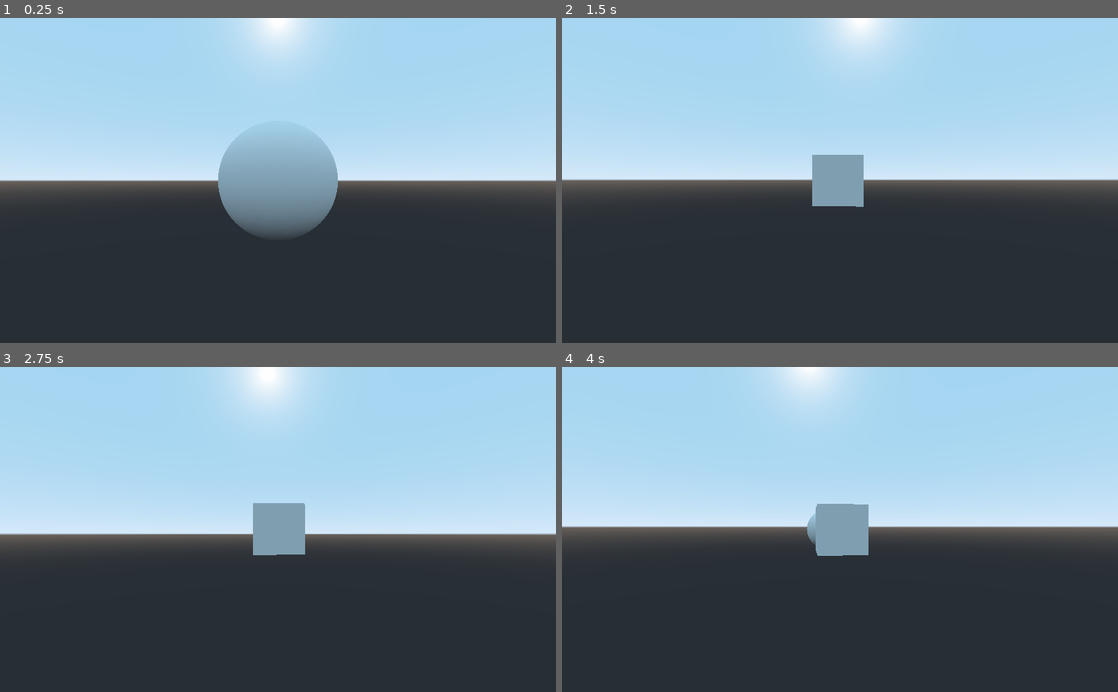
Above: before the commit, frames 1-4 (two rows, left to right).
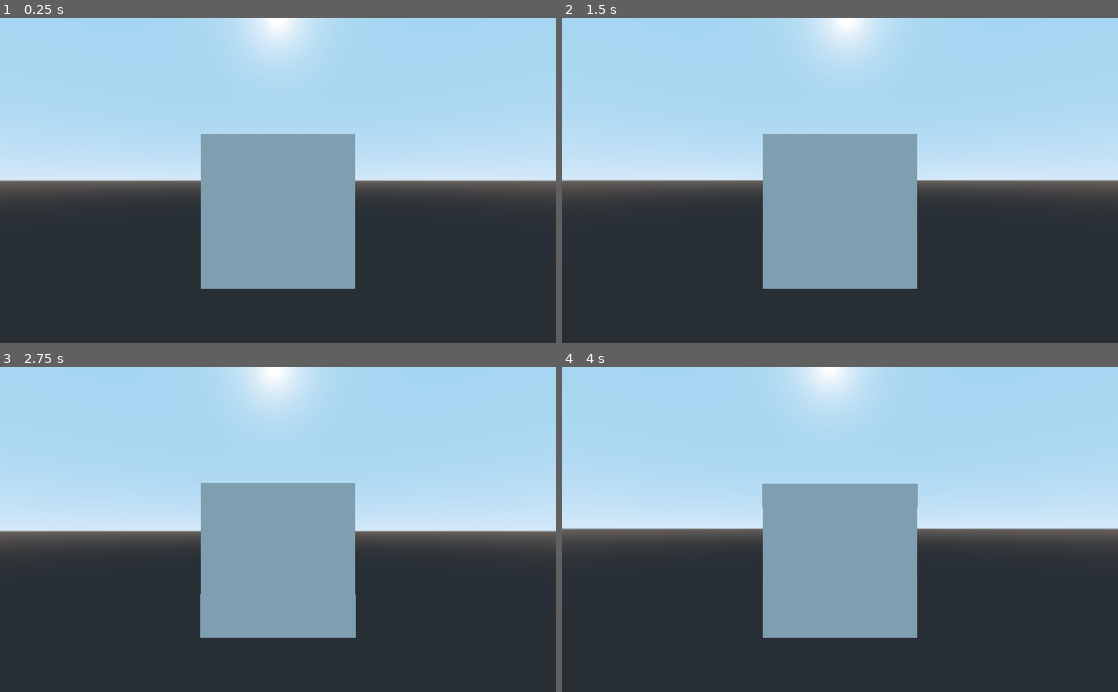
Above: after the commit, the same moments.

Repository: Truski/skipshift
Game: Godot game, scene res://TestScene/TestScene.tscn
Two runs of this game, one before a commit and one after it. Both use one fixed random seed, a clock stepped at 60 frames per second and the inputs below. Before the commit the project starts from res://WorldScene.tscn.
Inputs (mouse positions are in pixels of both pictures, inside the frame that each line leads up to):
- Up to frame 1 (0.25 s): no input
- Up to frame 2 (1.5 s): tap Enter at 0.5 s; move the mouse to (867, 180) at 0.52 s; hold W (move_forward) from 0.53 s (still down); tap Space at 0.6, 0.77, 1.07, 1.35 s; move the mouse to (812, 180) at 1.27 s
- Up to frame 3 (2.75 s): keep holding W (move_forward); tap Space at 1.52, 1.82, 2, 2.1 s; move the mouse to (289, 523) at 2.02 s
- Up to frame 4 (4 s): keep holding W (move_forward); tap Enter at 2.75 s; move the mouse to (834, 536) at 2.77 s; tap Space at 2.85, 3.02, 3.32, 3.5, 3.6, 3.77 s; move the mouse to (878, 532) at 3.52 s

The runs differ from the first frame. In frame 1, 10% of the frame differs, in the area x 36-64%, y 35-84%; in frame 2, 12%; in frame 3, 13%; in frame 4, 13%, in the area x 0-100%, y 0-84%.

Commit message:
Camera, Movement, Structure overhaul
- Redid movement code
- Redid camera code
- Redid project structure

Diff:
--- a/Camera.gd
+++ /dev/null
@@ -1,26 +0,0 @@
-extends Camera
-
-export (bool) var movEnabled = true
-export (float) var mouseSensitivity = 0.1
-
-var yaw : float = 0.0
-var pitch : float = 0.0
-var origin : Vector3 = Vector3()
-var dist : float = 10.0
-
-func _ready():
-	yaw = 0.0
-	pitch = 0.0
-
-func _input(event):
-	if event is InputEventMouseMotion and movEnabled:
-		var mouseVec : Vector2 = event.get_relative()
-
-		yaw = fmod(yaw  - mouseVec.x * mouseSensitivity , 360.0)
-		pitch = max(min(pitch - mouseVec.y * mouseSensitivity , 90.0), -90.0)
-
-		self.set_rotation(Vector3(deg2rad(pitch), deg2rad(yaw), 0.0))
-		self.set_translation(origin - dist * self.project_ray_normal(get_viewport().get_visible_rect().size * 0.5))
-
-func get_center_ray_normal():
-	return self.project_ray_normal(get_viewport().get_visible_rect().size * 0.5)
--- a/KinematicBody.gd
+++ /dev/null
@@ -1,29 +0,0 @@
-extends KinematicBody
-
-const speed = 5
-var yaw : float = 0.0
-
-func _ready():
-	pass
-
-func _physics_process(delta):
-
-	var dir = Vector3(0, 0, 0)
-	var camera = get_node("Camera")
-
-	if Input.is_action_pressed("move_forward"):
-		dir.x = camera.get_center_ray_normal().x
-		dir.z = camera.get_center_ray_normal().z
-	if Input.is_action_pressed("move_backward"):
-		dir.x = -1 * camera.get_center_ray_normal().x
-		dir.z = -1 * camera.get_center_ray_normal().z
-	if Input.is_action_pressed("move_left"):
-#		dir.x = -1 * camera.get_center_ray_normal().z
-#		dir.z = -1 * camera.get_center_ray_normal().x
-		pass
-	if Input.is_action_pressed("move_right"):
-#		dir.x = camera.get_center_ray_normal().z
-#		dir.z = camera.get_center_ray_normal().x
-		pass
-
-	move_and_slide(dir * speed, Vector3(0, 1, 0))
--- /dev/null
+++ b/Player/Controller.gd
@@ -0,0 +1,94 @@
+extends Spatial
+
+export(NodePath) var PlayerPath  = "" #You must specify this in the inspector!
+export(float) var MovementSpeed = 10
+export(float) var Acceleration = 3
+export(float) var MaxJump = 19
+export(float) var MouseSensitivity = 2
+export(float) var RotationLimit = 45
+export(float) var MaxZoom = 0.5
+export(float) var MinZoom = 1.5
+export(float) var ZoomSpeed = 2
+
+var Player
+var InnerGimbal
+var Direction = Vector3()
+var Rotation = Vector2()
+#var gravity = -10
+var Movement = Vector3()
+var ZoomFactor = 1
+var ActualZoom = 1
+var Speed = Vector3()
+var CurrentVerticalSpeed = Vector3()
+var JumpAcceleration = 3
+var IsAirborne = false
+
+func _ready():
+	Input.set_mouse_mode(Input.MOUSE_MODE_CAPTURED)
+	Player = get_parent()
+	InnerGimbal =  $InnerGimbal
+	pass
+
+func _unhandled_input(event):
+
+	if event is InputEventMouseMotion :
+		Rotation = event.relative
+
+	if event is InputEventMouseButton:
+		match event.button_index:
+			BUTTON_WHEEL_UP:
+				ZoomFactor -= 0.05
+			BUTTON_WHEEL_DOWN:
+				ZoomFactor += 0.05
+		ZoomFactor = clamp(ZoomFactor, MaxZoom, MinZoom)
+	if event is InputEventKey and event.pressed:
+		match event.scancode:
+			KEY_ESCAPE:
+				get_tree().quit()
+			KEY_W: #FORWARD
+				Direction.z -= 1
+			KEY_S: #BACKBAWRD
+				Direction.z += 1
+			KEY_A: #LEFT
+				Direction.x -= 1
+			KEY_D: #RIGHT
+				Direction.x += 1
+	if event is InputEventKey and not event.pressed:
+		match event.scancode:
+			KEY_W:
+				Direction.z += 1
+			KEY_S:
+				Direction.z -= 1
+			KEY_A:
+				Direction.x += 1
+			KEY_D:
+				Direction.x -= 1
+			#KEY_SPACE:
+			#	if not IsAirborne:
+			#		CurrentVerticalSpeed = Vector3(0,MaxJump,0)
+			#		IsAirborne = true
+	Direction.z = clamp(Direction.z, -1,1)
+	Direction.x = clamp(Direction.x, -1,1)
+
+
+func _physics_process(delta):
+	#Rotation
+	Player.rotate_y(deg2rad(-Rotation.x)*delta*MouseSensitivity)
+	InnerGimbal.rotate_x(deg2rad(-Rotation.y)*delta*MouseSensitivity)
+	InnerGimbal.rotation_degrees.x = clamp(InnerGimbal.rotation_degrees.x, -RotationLimit, RotationLimit)
+	Rotation = Vector2()
+
+	#Movement
+	var MaxSpeed = MovementSpeed *Direction.normalized()
+	Speed = Speed.linear_interpolate(MaxSpeed, delta * Acceleration)
+	Movement = Player.transform.basis * (Speed)
+	#CurrentVerticalSpeed.y += gravity * delta * JumpAcceleration
+	Movement += CurrentVerticalSpeed
+	Player.move_and_slide(Movement,Vector3(0,1,0))
+	#if Player.is_on_floor() :
+		#CurrentVerticalSpeed.y = 0
+		#IsAirborne = false
+
+	#Zoom
+	ActualZoom = lerp(ActualZoom, ZoomFactor, delta * ZoomSpeed)
+	InnerGimbal.set_scale(Vector3(ActualZoom,ActualZoom,ActualZoom))
--- /dev/null
+++ b/Player/Controller.tscn
@@ -0,0 +1,12 @@
+[gd_scene load_steps=2 format=2]
+
+[ext_resource path="res://Player/Controller.gd" type="Script" id=1]
+
+[node name="Controller" type="Spatial"]
+editor/display_folded = true
+script = ExtResource( 1 )
+
+[node name="InnerGimbal" type="Spatial" parent="."]
+
+[node name="Camera" type="Camera" parent="InnerGimbal"]
+transform = Transform( 1, 0, 0, 0, 1, 0, 0, 0, 1, 0, 0.4, 4 )
--- /dev/null
+++ b/Player/Player.tscn
@@ -0,0 +1,18 @@
+[gd_scene load_steps=4 format=2]
+
+[ext_resource path="res://Player/Controller.tscn" type="PackedScene" id=1]
+
+[sub_resource type="BoxShape" id=1]
+
+[sub_resource type="CubeMesh" id=2]
+
+[node name="Player" type="KinematicBody"]
+
+[node name="CollisionShape" type="CollisionShape" parent="."]
+shape = SubResource( 1 )
+
+[node name="MeshInstance" type="MeshInstance" parent="."]
+mesh = SubResource( 2 )
+material/0 = null
+
+[node name="Controller" parent="." instance=ExtResource( 1 )]
--- /dev/null
+++ b/SceneAssets/Objects/StaticCube.tscn
@@ -0,0 +1,15 @@
+[gd_scene load_steps=3 format=2]
+
+[sub_resource type="CubeMesh" id=1]
+
+[sub_resource type="BoxShape" id=2]
+
+[node name="MeshInstance" type="MeshInstance"]
+transform = Transform( 1, 0, 0, 0, 1, 0, 0, 0, 1, 0, 0, -7.98382 )
+mesh = SubResource( 1 )
+material/0 = null
+
+[node name="StaticBody" type="StaticBody" parent="."]
+
+[node name="CollisionShape" type="CollisionShape" parent="StaticBody"]
+shape = SubResource( 2 )
--- /dev/null
+++ b/TestScene/TestScene.tscn
@@ -0,0 +1,12 @@
+[gd_scene load_steps=3 format=2]
+
+[ext_resource path="res://SceneAssets/Objects/StaticCube.tscn" type="PackedScene" id=1]
+[ext_resource path="res://Player/Player.tscn" type="PackedScene" id=2]
+
+[node name="TestScene" type="Spatial"]
+
+[node name="Level" type="Spatial" parent="."]
+
+[node name="MeshInstance" parent="Level" instance=ExtResource( 1 )]
+
+[node name="Player" parent="." instance=ExtResource( 2 )]
--- a/WorldScene.gd
+++ /dev/null
@@ -1,5 +0,0 @@
-extends Spatial
-
-# Called when the node enters the scene tree for the first time.
-func _ready():
-	Input.set_mouse_mode(Input.MOUSE_MODE_CAPTURED)
--- a/WorldScene.tscn
+++ /dev/null
@@ -1,39 +0,0 @@
-[gd_scene load_steps=8 format=2]
-
-[ext_resource path="res://WorldScene.gd" type="Script" id=1]
-[ext_resource path="res://KinematicBody.gd" type="Script" id=2]
-[ext_resource path="res://cube_shape.tres" type="Shape" id=3]
-[ext_resource path="res://Camera.gd" type="Script" id=4]
-
-[sub_resource type="CubeMesh" id=1]
-
-[sub_resource type="CapsuleMesh" id=2]
-
-[sub_resource type="CapsuleShape" id=3]
-
-[node name="WorldScene" type="Spatial"]
-script = ExtResource( 1 )
-
-[node name="KinematicBody" type="KinematicBody" parent="."]
-transform = Transform( 1, 0, 0, 0, 1, 0, 0, 0, 1, 0, 0, 4.48659 )
-script = ExtResource( 2 )
-
-[node name="MeshInstance" type="MeshInstance" parent="KinematicBody"]
-mesh = SubResource( 1 )
-material/0 = null
-
-[node name="CollisionShape" type="CollisionShape" parent="KinematicBody"]
-shape = ExtResource( 3 )
-
-[node name="Camera" type="Camera" parent="KinematicBody"]
-current = true
-script = ExtResource( 4 )
-
-[node name="KinematicBody2" type="KinematicBody" parent="."]
-
-[node name="MeshInstance" type="MeshInstance" parent="KinematicBody2"]
-mesh = SubResource( 2 )
-material/0 = null
-
-[node name="CollisionShape" type="CollisionShape" parent="KinematicBody2"]
-shape = SubResource( 3 )
--- a/cube_shape.tres
+++ /dev/null
@@ -1,3 +0,0 @@
-[gd_resource type="BoxShape" format=2]
-
-[resource]
--- a/project.godot
+++ b/project.godot
@@ -16,7 +16,7 @@
 [application]
 
 config/name="skipshift"
-run/main_scene="res://WorldScene.tscn"
+run/main_scene="res://TestScene/TestScene.tscn"
 config/icon="res://icon.png"
 
 [input]
